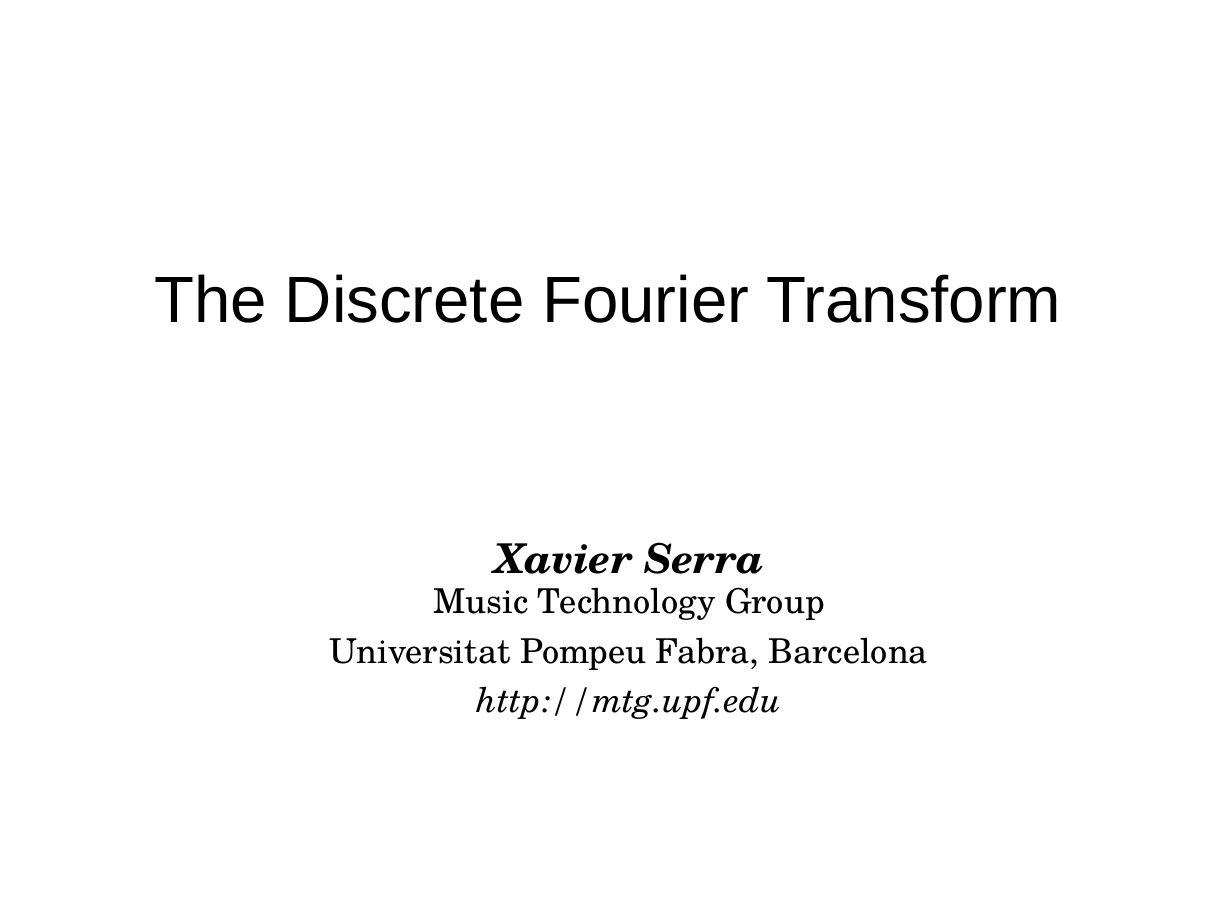
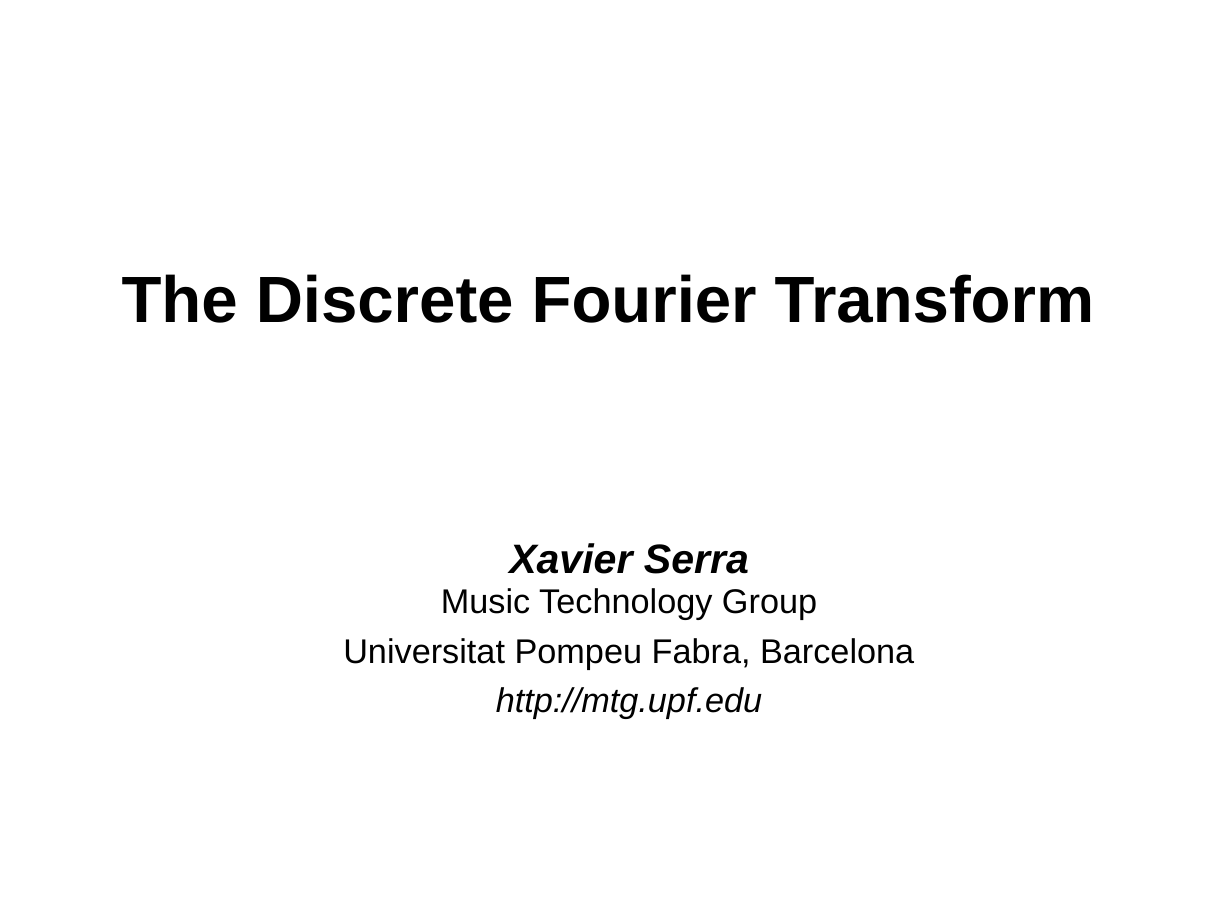
Before and after one commit to MTG/sms-tools, a slide deck: slide 1 of teaching-material/lectures/lect2-DFT/2-DFT.odp. Drawn at 1232x924 pixels with LibreOffice and Linux fonts; fonts in the diff are those of the drawing. Boxes give left, top, right and bottom in pixels: in the first picture for what was removed or moved away, otherwise in the second. Text is boxed around its words. In the diff, an @@ line names an element or a change of style, - is before the commit and + after.

```diff
--- a/teaching-material/lectures/lect2-DFT/2-DFT.odp
+++ b/teaching-material/lectures/lect2-DFT/2-DFT.odp
@@ title "The Discrete Fourier Transform" at (122, 274, 1094, 323): bold on @@
@@ text "Xavier Serra Music Technology Group" at (343, 543, 914, 718): font TeX Gyre Schola to Arial @@
```
Also in this commit, not shown: 7 other files.
